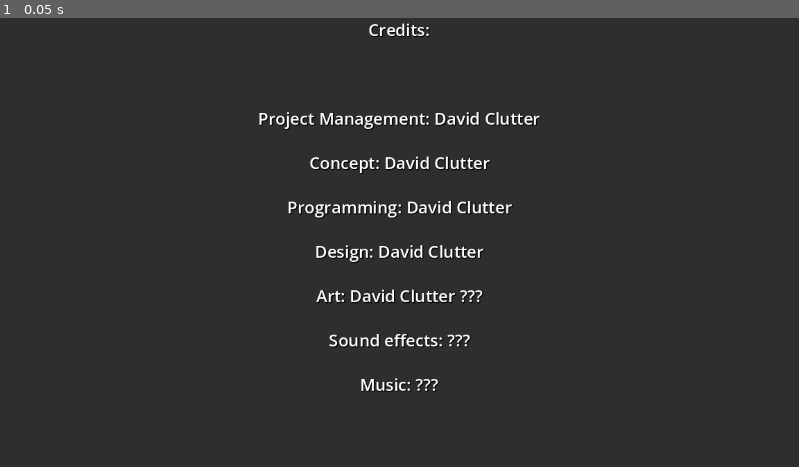
Above: before the commit, frame 1.
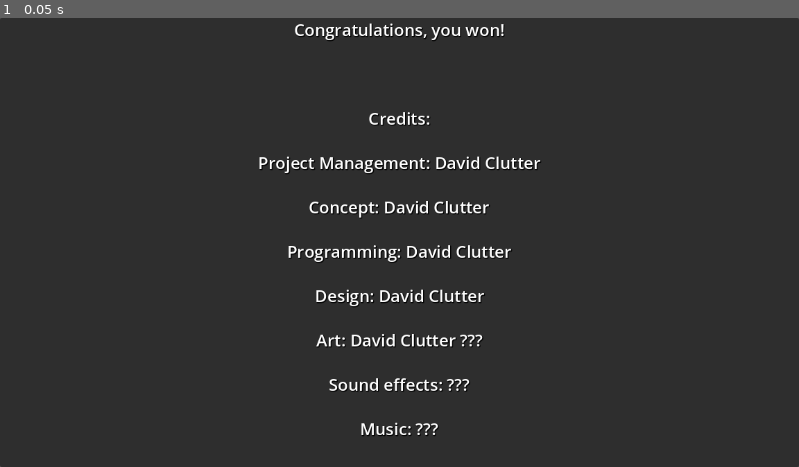
Above: after the commit, the same moment.

Repository: sparkworm/SonarScramble
Game: Godot game, scene res://scenes/transitional/credits.tscn
The game is run twice, just before and just after one commit, with the same random seed, the same clock (stepped at 60 frames per second) and the same inputs. This scene is started directly instead of the project's main scene. The engine's default icon, where the game draws it, is replaced by a stand-in: a white triangle on a blue panel in a dark square.
Inputs:
- Up to frame 1 (0.05 s): no input

The runs differ from the first frame. In frame 1, 3.7% of the frame differs, in the area x 32-68%, y 1-94%.

Commit message:
Added menu keybind, and made the credits return to the main menu when menu is pressed

Diff:
--- a/project.godot
+++ b/project.godot
@@ -51,6 +51,11 @@
 "events": [Object(InputEventKey,"resource_local_to_scene":false,"resource_name":"","device":-1,"window_id":0,"alt_press …(191 unchanged characters)…
 ]
 }
+menu={
+"deadzone": 0.5,
+"events": [Object(InputEventKey,"resource_local_to_scene":false,"resource_name":"","device":-1,"window_id":0,"alt_pressed":false,"shift_pressed":false,"ctrl_pressed":false,"meta_pressed":false,"pressed":false,"keycode":0,"physical_keycode":4194305,"key_label":0,"unicode":0,"location":0,"echo":false,"script":null)
+]
+}
 
 [layer_names]
 
--- a/scenes/transitional/credits.gd
+++ b/scenes/transitional/credits.gd
@@ -4,3 +4,7 @@
 
 func quit_to_menu() -> void:
 	MessageBus.game_scene_changed.emit(main_menu)
+
+func _process(delta: float) -> void:
+	if Input.is_action_just_pressed("menu"):
+		quit_to_menu()
--- a/scenes/transitional/credits.tscn
+++ b/scenes/transitional/credits.tscn
@@ -32,8 +32,9 @@
 
 [node name="Credits" type="Label" parent="Control/PanelContainer/VBoxContainer"]
 layout_mode = 2
-text = "Credits:
+text = "Congratulations, you won!
 
+Credits:
 Project Management: David Clutter
 Concept: David Clutter
 Programming: David Clutter
